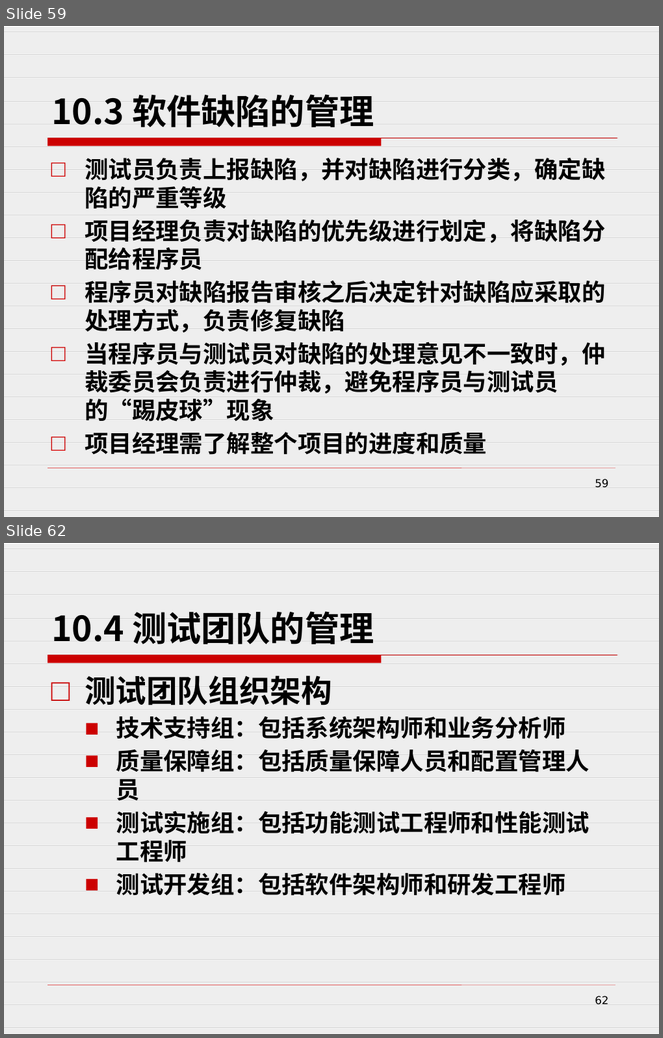
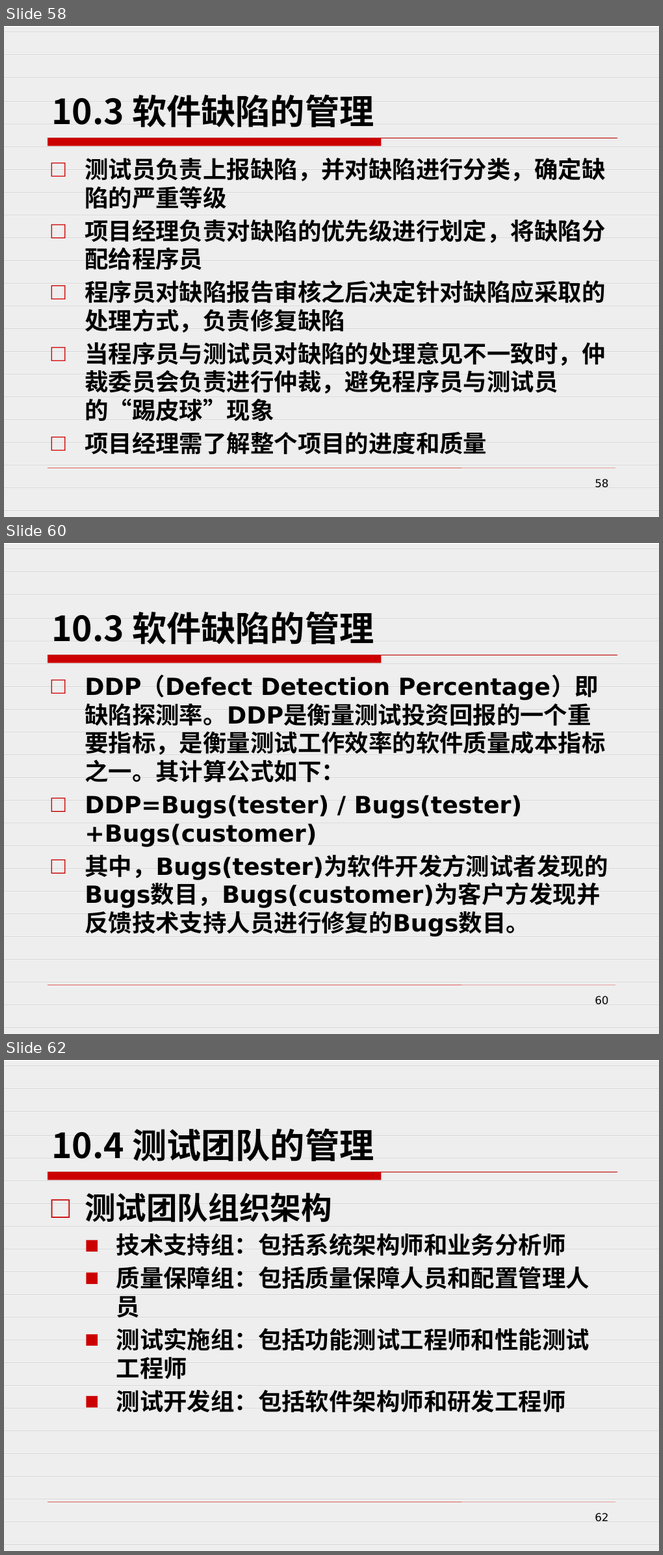
Before and after one commit to edu2act/course-foundation-software-tesing, a slide deck: PPT/第三部分 软件测试应用/10.3 测试过程管理.pptx. Shown one above the other, each under a label of ours: slides 59 and 62 before the commit, slides 58, 60 and 62 after it; the slides between them are not shown. The pictures are 663x1038 and 663x1555 pixels, drawn with LibreOffice and Linux fonts; fonts in the diff are those of the drawing. Boxes give left, top, right and bottom in pixels: in the first picture for what was removed or moved away, otherwise in the second. Text is boxed around its words. In the diff, an @@ line names an element or a change of style, - is before the commit and + after.

Commit message:
测试过程管理

```diff
--- a/PPT/第三部分 软件测试应用/10.3 测试过程管理.pptx
+++ b/PPT/第三部分 软件测试应用/10.3 测试过程管理.pptx
@@ slide 60 added at (4, 543, 659, 1034), background pattern #DDDDDD on #FFFFFF; not listed: 2 template elements that a slide beside it also shows @@
@@ title added at (51, 611, 374, 644), 38 pt, text #000000, bold @@
+10.3 软件缺陷的管理
@@ text added at (85, 676, 608, 937), 26 pt, text #000000, bold @@
+□ DDP（Defect Detection Percentage）即缺陷探测率。DDP是衡量测试投资回报的一个重要指标，是衡量测试工作效率的软件质量成本指标之一。其计算公式如下：
+□ DDP=Bugs(tester) / Bugs(tester)+Bugs(customer)
+□ 其中，Bugs(tester)为软件开发方测试者发现的Bugs数目，Bugs(customer)为客户方发现并反馈技术支持人员进行修复的Bugs数目。
@@ page number added at (595, 996, 608, 1005), 12 pt, text #000000 @@
+60
@@ what was slide 59 is now slide 58 @@
@@ page number at (595, 479, 608, 488): text changed @@
-59
+58
```
Also in this commit, not shown: 7 slides changed, 1 slide removed, 2 other files.
